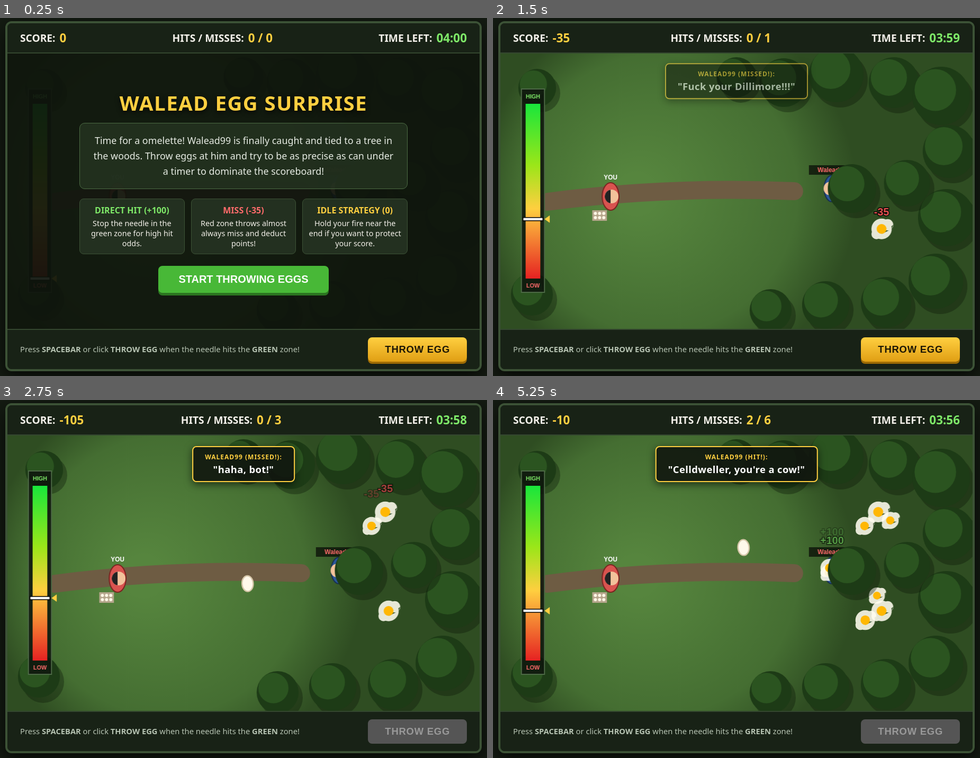
Above: before the commit, frames 1-4 (two rows, left to right).
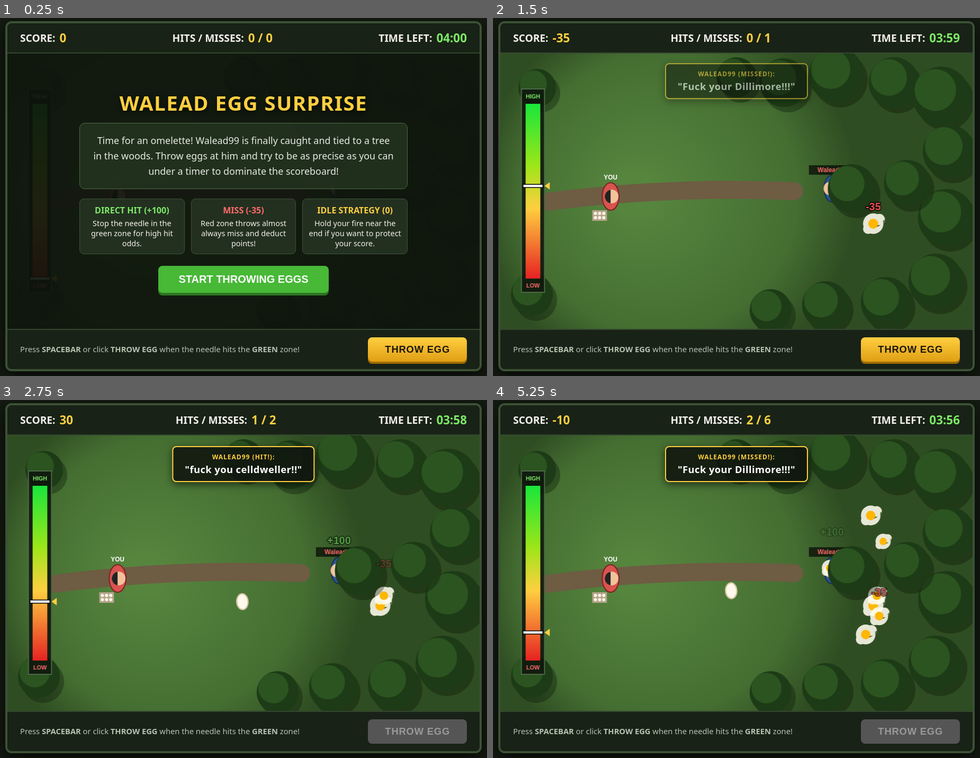
Above: after the commit, the same moments.

Repository: mixerwap-maker/waleadbrowsergame
Game: browser game, page walead_egg_surprise.html
Two runs of this game, one before a commit and one after it. Both use one fixed random seed, a clock stepped at 60 frames per second and the inputs below.
Inputs:
- Up to frame 1 (0.25 s): no input
- Up to frame 2 (1.5 s): click "START THROWING EGGS" at 0.27 s; tap Space at 1.1 s
- Up to frame 3 (2.75 s): tap Space at 1.6, 2.1, 2.6 s; click "THROW EGG" at 2.02 s
- Up to frame 4 (5.25 s): tap Space every 0.5 s from 3.1 to 5.1 s; click "THROW EGG" at 4.52 s

The runs differ from the first frame. In frame 1, 1.6% of the frame differs, in the area x 19-81%, y 33-44%; in frame 2, 0.6%; in frame 3, 3.0%, in the area x 6-91%, y 4-62%; in frame 4, 2.6%.

Commit message:
Update walead_egg_surprise.html

Diff:
--- a/walead_egg_surprise.html
+++ b/walead_egg_surprise.html
@@ -374,7 +374,7 @@
     <div id="start-screen" class="overlay-screen">
       <h1 class="overlay-title">Walead Egg Surprise</h1>
       <div class="intro-story">
-        Time for a omelette! Walead99 is finally caught and tied to a tree in the woods. Throw eggs at him and try to be as precise as can under a timer to dominate the scoreboard!
+        Time for an omelette! Walead99 is finally caught and tied to a tree in the woods. Throw eggs at him and try to be as precise as you can under a timer to dominate the scoreboard!
       </div>
       <div class="rules-grid">
         <div class="rule-card">
@@ -565,7 +565,7 @@
   // 0.0 = bottom (red), 0.5 = middle (yellow), 1.0 = top (bright green)
   let needlePos = 0.0;
   let needleDir = 1;
-  let needleSpeed = 1.65; // fast oscillation
+  let needleSpeed = 2.65; // fast oscillation
 
   // Coordinates in top-down view
   const playerPos = { x: 210, y: 270 };
@@ -668,12 +668,15 @@
 
     // Higher needlePos (greener area) = much higher chance of hitting Walead
     // NeedlePos 0.0 -> ~8% chance; NeedlePos 0.5 -> ~45% chance; NeedlePos 0.85+ -> ~92-98% chance
-    const hitProbability = Math.min(0.98, Math.max(0.06, Math.pow(needlePos, 1.35)));
+    const hitProbability = Math.min(0.98, Math.max(0.06, Math.pow(needlePos, 2.45)));
     const isHit = Math.random() < hitProbability;
 
     // Calculate target landing spot
-    let targetX = waleadPos.x;
-    let targetY = waleadPos.y;
+// Calculate target landing spot with random forest wind drift
+    const windDriftX = (Math.random() - 0.5) * 28;
+    const windDriftY = (Math.random() - 0.5) * 36;
+    let targetX = waleadPos.x + windDriftX;
+    let targetY = waleadPos.y + windDriftY;
 
     if (!isHit) {
       // Miss scatter around the tree/woods
